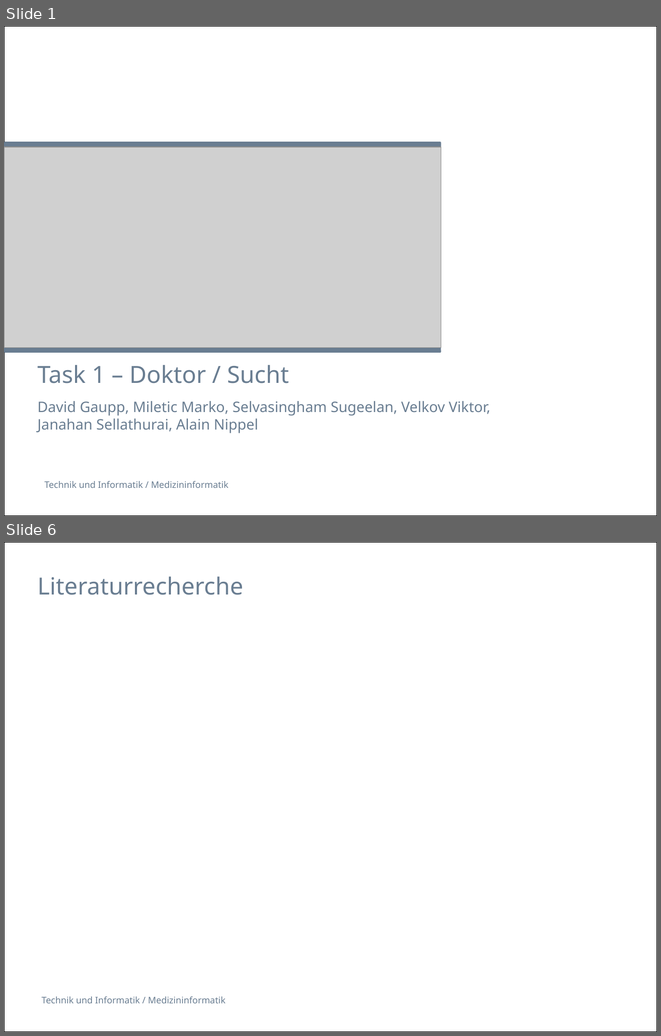
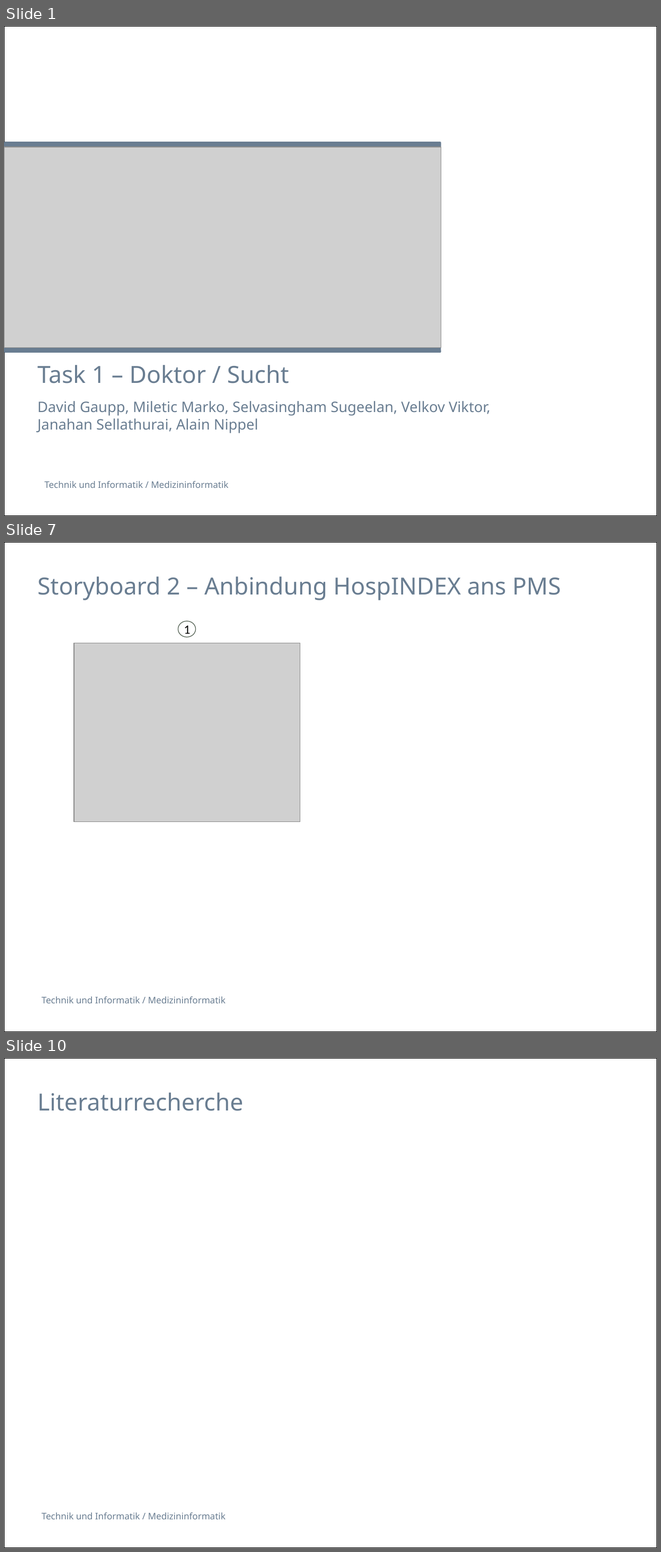
Before and after one commit to selvs1/ePsyDoc, a slide deck: doc/task-01/Präsentation/Task1_Doctor_Addiction.pptx. Shown one above the other, each under a label of ours: slides 1 and 6 before the commit, slides 1, 7 and 10 after it; the slides between them are not shown. The pictures are 661x1036 and 661x1552 pixels, drawn with LibreOffice and Linux fonts; fonts in the diff are those of the drawing; grey boxes stand for pictures; background and template pictures are left out. Boxes give left, top, right and bottom in pixels: in the first picture for what was removed or moved away, otherwise in the second. Text is boxed around its words. In the diff, an @@ line names an element or a change of style, - is before the commit and + after.

```diff
--- a/doc/task-01/Präsentation/Task1_Doctor_Addiction.pptx
+++ b/doc/task-01/Präsentation/Task1_Doctor_Addiction.pptx
@@ slide 7 added at (x1=4, y1=542, x2=657, y2=1032), background #FFFFFF; not listed: 2 template elements that a slide beside it also shows @@
@@ title added at (x1=37, y1=576, x2=561, y2=600), 26 pt, text #697D91 @@
+Storyboard 2 – Anbindung HospINDEX ans PMS
@@ ellipse added at (x1=178, y1=621, x2=196, y2=637), outline #536253 0.75 pt @@
@@ text added at (x1=184, y1=625, x2=190, y2=637), 14 pt, text #000000 @@
+1
@@ picture added at (x1=74, y1=643, x2=300, y2=822) @@
@@ what was slide 6 is now slide 10 @@
```
Also in this commit, not shown: 1 slide changed, 6 other slides added, 3 slides removed, 2 other files.
